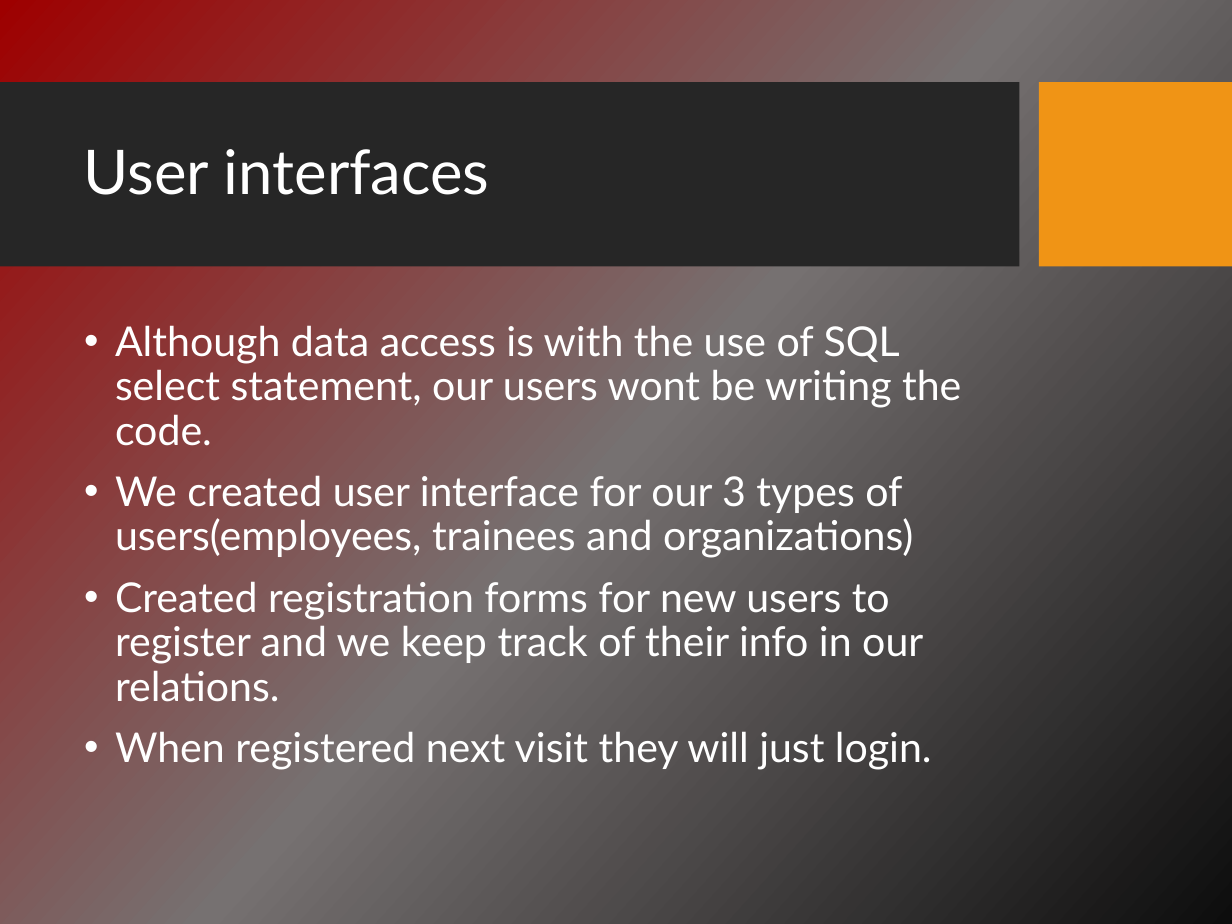
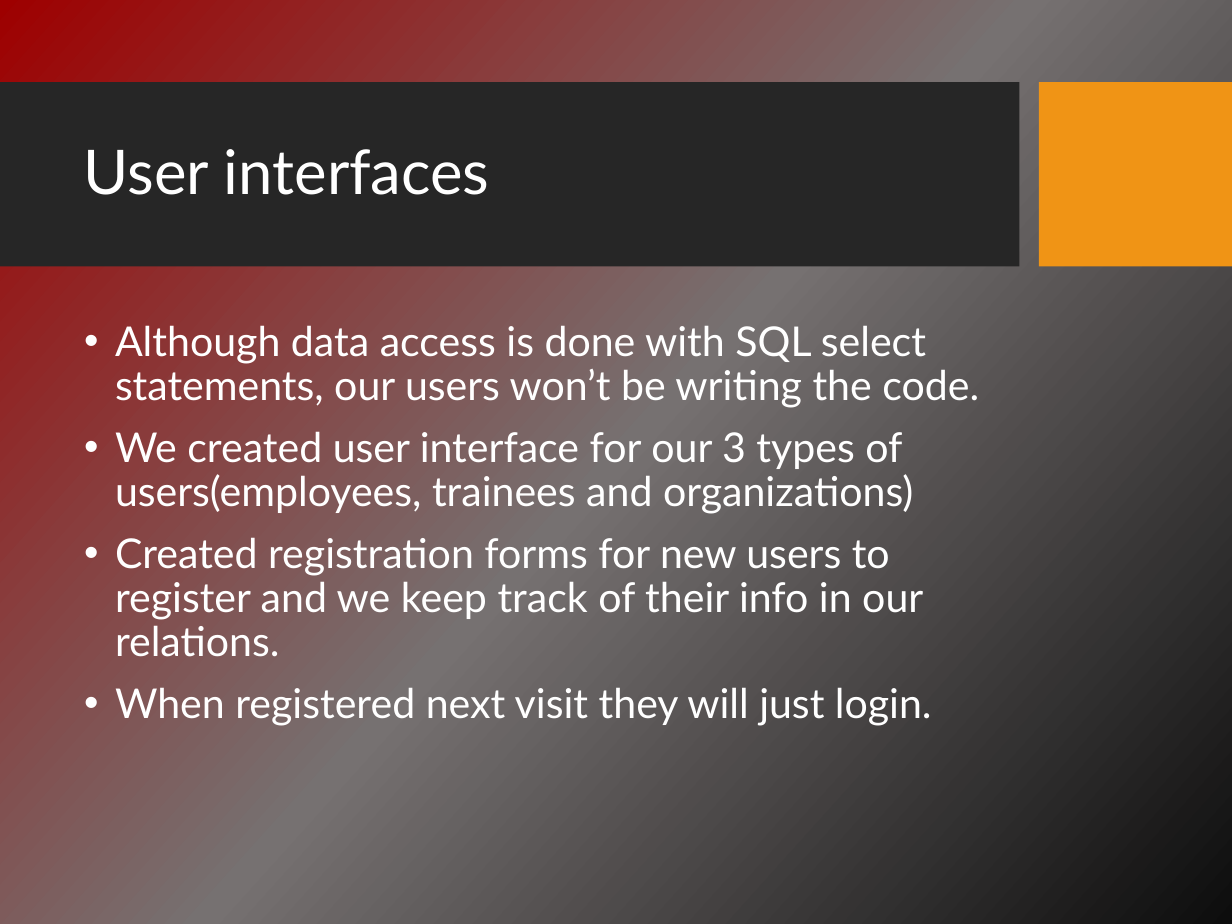
Before and after one commit to asmaalbarakati/Dayesda, a slide deck: slide 13 of Presentation.pptx. Drawn at 1232x924 pixels with LibreOffice and Linux fonts; fonts in the diff are those of the drawing; background and template pictures are left out. Boxes give left, top, right and bottom in pixels: in the first picture for what was removed or moved away, otherwise in the second. Text is boxed around its words. In the diff, an @@ line names an element or a change of style, - is before the commit and + after.

```diff
--- a/Presentation.pptx
+++ b/Presentation.pptx
@@ text at [115,325,979,408]: text changed @@
-• Although data access is with the use of SQL select statement, our users wont be writing the code.
+• Although data access is done with SQL select statements, our users won’t be writing the code.
```
Also in this commit, not shown: 5 other slides changed, 3 other files.
